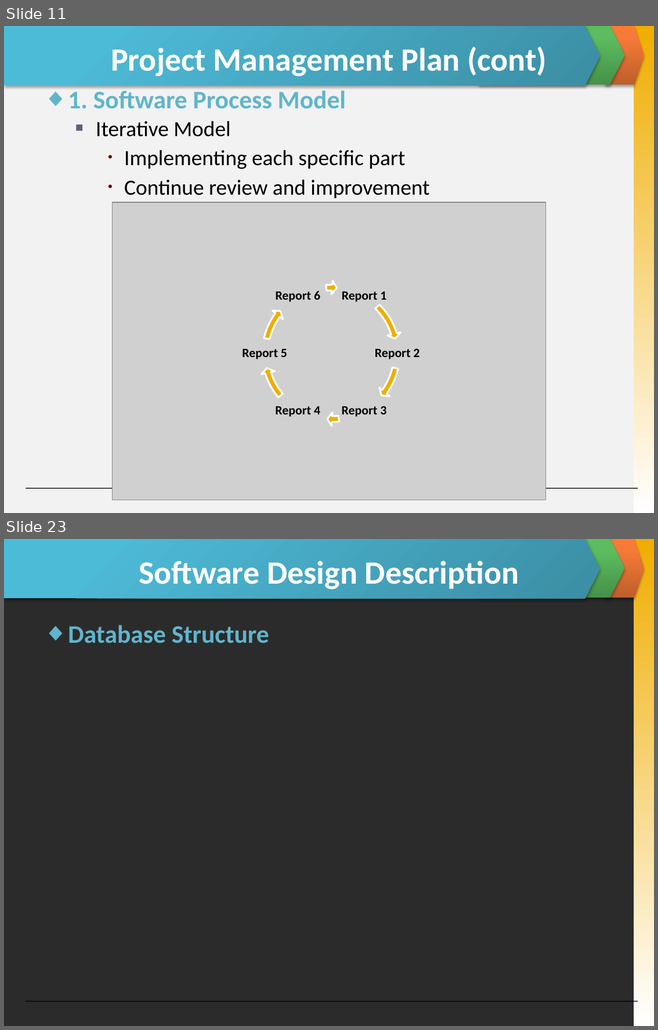
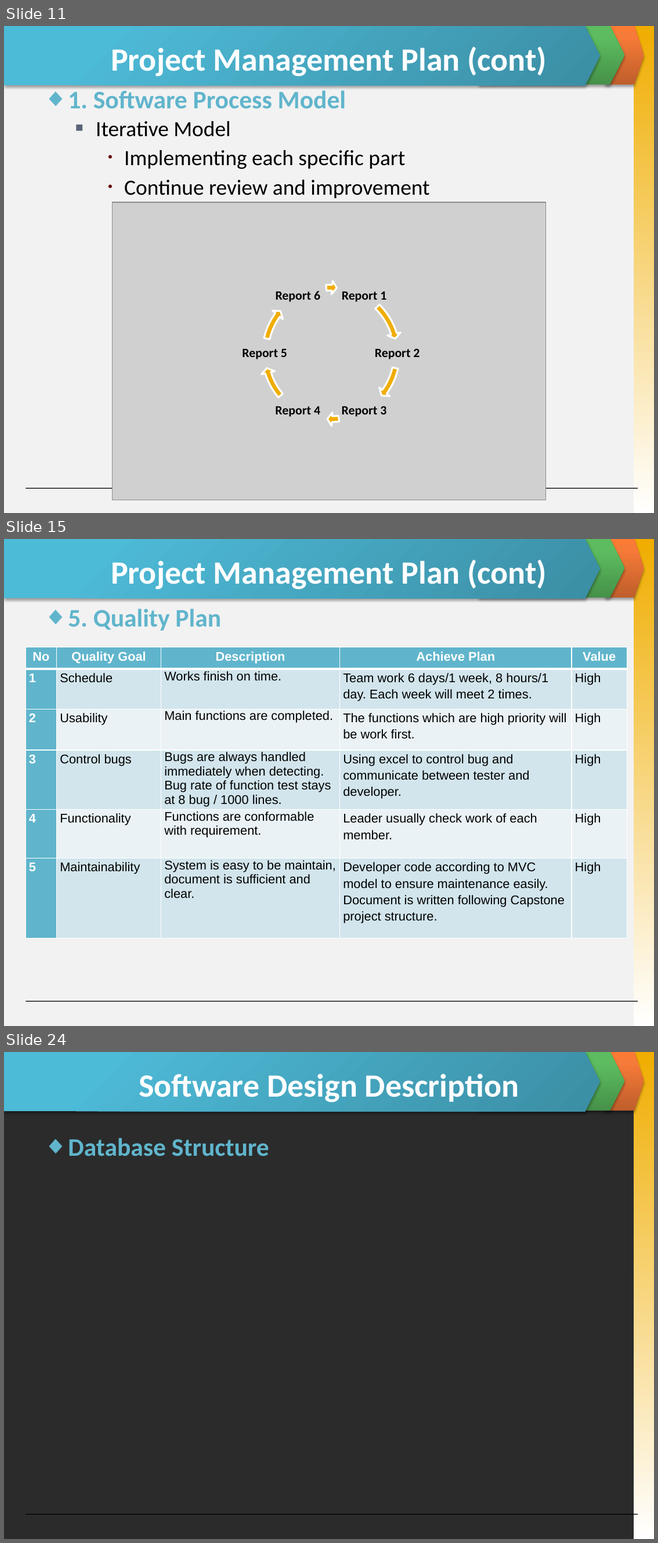
Before and after one commit to skyview059/e-learning-website, a slide deck: Document/Final report/Slide Present E-Learning.pptx. Shown one above the other, each under a label of ours: slides 11 and 23 before the commit, slides 11, 15 and 24 after it; the slides between them are not shown. The pictures are 658x1030 and 658x1543 pixels, drawn with LibreOffice and Linux fonts; fonts in the diff are those of the drawing; grey boxes stand for pictures; background and template pictures are left out; a plain dark background stands for a picture behind light text. Boxes give left, top, right and bottom in pixels: in the first picture for what was removed or moved away, otherwise in the second. Text is boxed around its words. In the diff, an @@ line names an element or a change of style, - is before the commit and + after.

```diff
--- a/Document/Final report/Slide Present E-Learning.pptx
+++ b/Document/Final report/Slide Present E-Learning.pptx
@@ slide 15 added at [4, 539, 654, 1026], background #F2F2F2; not listed: 5 template elements that a slide beside it also shows @@
@@ title added at [111, 559, 546, 589], 36 pt, text #FFFFFF, bold @@
+Project Management Plan (cont)
@@ text added at [68, 609, 221, 631], 28 pt, text #60B5CC, bold @@
+◆ 5. Quality Plan
@@ table added at [25, 647, 627, 940], 6 rows, 5 columns @@
+No | Quality Goal | Description | Achieve Plan | Value
+1 | Schedule | Works finish on time. | Team work 6 days/1 week, 8 hours/1 day. Each week will meet 2 times. | High
+2 | Usability | Main functions are completed. | The functions which are high priority will be work first. | High
+3 | Control bugs | Bugs are always handled immediately when detecting. Bug rate of function test stays at 8 bug / 1000 lines. | Using excel to control bug and communicate between tester and developer. | High
+4 | Functionality | Functions are conformable with requirement. | Leader usually check work of each member. | High
+5 | Maintainability | System is easy to be maintain, document is sufficient and clear. | Developer code according to MVC model to ensure maintenance easily. Document is written following Capstone project structure. | High
@@ what was slide 23 is now slide 24 @@
```
Also in this commit, not shown: 11 slides changed, 3 other slides added, 4 slides removed, 2 other files.
